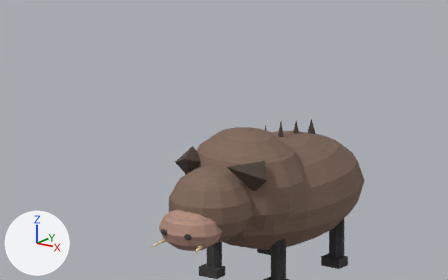
An edit to the Blender file assets/blender/wild-hog.blend, drawn before and after from the same camera.
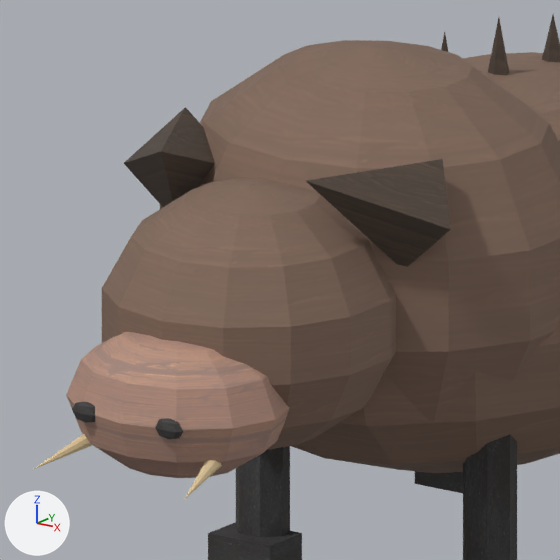
There are two pictures of each version: one from the file's camera 'preview_camera', one close up on the part from 31% to 67% of the width and 41% to 98% of the height. Lighting does not change. The marker at lower left points along +X, +Y and +Z. The older version's two pictures come first.

In view in the first close-up: 'wild-hog_merged_mesh'.
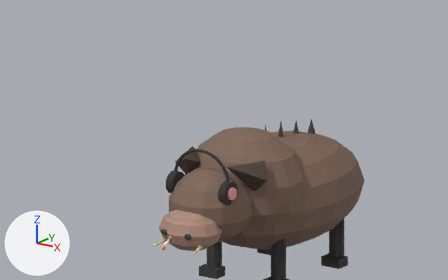
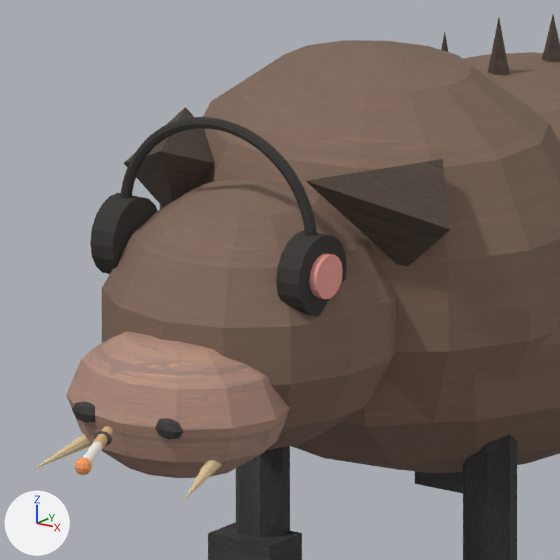
The change, as a list of edits to the scene's bpy script:
```text
Add ob_mferland_accessory_wild_hog_cigarette_ember:
    ob_mferland_accessory_wild_hog_cigarette_ember = bpy.data.objects.new('mferland_accessory_wild-hog_cigarette_ember', me_mferland_accessory_wild_hog_cigarette_ember_mesh)  # a UV sphere (10 segments, 6 rings, poles along z) spanning x -0.02..0.02, y -0.021..0.021, z -0.021..0.021; in mat_mferland_accessory_ember (orange #ffa062)
    ob_mferland_accessory_wild_hog_cigarette_ember.location = (0.097, -1.766, -0.06)
Add ob_mferland_accessory_wild_hog_cigarette_paper:
    ob_mferland_accessory_wild_hog_cigarette_paper = bpy.data.objects.new('mferland_accessory_wild-hog_cigarette_paper', me_mferland_accessory_wild_hog_cigarette_paper_mesh)  # 24 vertices, 14 faces; spans x -0.013..0.013, y -0.013..0.013, z -0.08..0.08; in mat_mferland_accessory_paper (white #fcf8ee)
    ob_mferland_accessory_wild_hog_cigarette_paper.location = (0.062, -1.687, -0.06)
    ob_mferland_accessory_wild_hog_cigarette_paper.rotation_euler = (1.571, 0.0, 0.423)  # degrees (90, 0, 24)
Add ob_mferland_accessory_wild_hog_cigarette_filter:
    ob_mferland_accessory_wild_hog_cigarette_filter = bpy.data.objects.new('mferland_accessory_wild-hog_cigarette_filter', me_mferland_accessory_wild_hog_cigarette_filter_mesh)  # a 12-sided cylinder along z spanning x -0.014..0.014, y -0.014..0.014, z -0.0625..0.0625; in mat_mferland_accessory_filter (beige #dbb781)
    ob_mferland_accessory_wild_hog_cigarette_filter.location = (0.003, -1.557, -0.06)
    ob_mferland_accessory_wild_hog_cigarette_filter.rotation_euler = (1.571, 0.0, 0.423)  # degrees (90, 0, 24)
Add ob_mferland_accessory_wild_hog_cigarette_mouth_plug:
    ob_mferland_accessory_wild_hog_cigarette_mouth_plug = bpy.data.objects.new('mferland_accessory_wild-hog_cigarette_mouth_plug', me_mferland_accessory_wild_hog_cigarette_mouth_plug_mesh)  # a UV sphere (12 segments, 6 rings, poles along z) spanning x -0.0234..0.0234, y -0.0234..0.0234, z -0.0234..0.0234; in mat_mferland_accessory_mouth (brown #514740)
    ob_mferland_accessory_wild_hog_cigarette_mouth_plug.location = (0.0, -1.55, -0.06)
    ob_mferland_accessory_wild_hog_cigarette_mouth_plug.scale = (1.1, 0.55, 0.75)
Add ob_mferland_accessory_wild_hog_headphone_top_band:
    ob_mferland_accessory_wild_hog_headphone_top_band = bpy.data.objects.new('mferland_accessory_wild-hog_headphone_top_band', me_mferland_accessory_wild_hog_headphone_top_band_mesh)  # 296 vertices, 288 faces; spans x -0.284..0.284, y -1.094..-1.066, z 0.351..0.615; in mat_mferland_accessory_black (dark grey #35322e)
    ob_mferland_accessory_wild_hog_headphone_top_band.location = (0.0, 0.0, 0.0)
Add ob_mferland_accessory_wild_hog_headphone_right_accent:
    ob_mferland_accessory_wild_hog_headphone_right_accent = bpy.data.objects.new('mferland_accessory_wild-hog_headphone_right_accent', me_mferland_accessory_wild_hog_headphone_right_accent_mesh)  # a 16-sided cylinder along z spanning x -0.0539..0.0539, y -0.0539..0.0539, z -0.0098..0.0098; in mat_mferland_accessory_red (pink #f2a398)
    ob_mferland_accessory_wild_hog_headphone_right_accent.location = (0.312, -1.08, 0.28)
    ob_mferland_accessory_wild_hog_headphone_right_accent.rotation_euler = (0.0, 1.571, 0.0)  # degrees (0, 90, 0)
Add ob_mferland_accessory_wild_hog_headphone_right_cup:
    ob_mferland_accessory_wild_hog_headphone_right_cup = bpy.data.objects.new('mferland_accessory_wild-hog_headphone_right_cup', me_mferland_accessory_wild_hog_headphone_right_cup_mesh)  # an 18-sided cylinder along z spanning x -0.097..0.097, y -0.098..0.098, z -0.032..0.032; in mat_mferland_accessory_black (dark grey #35322e)
    ob_mferland_accessory_wild_hog_headphone_right_cup.location = (0.27, -1.08, 0.28)
    ob_mferland_accessory_wild_hog_headphone_right_cup.rotation_euler = (0.0, 1.571, 0.0)  # degrees (0, 90, 0)
Add ob_mferland_accessory_wild_hog_headphone_left_cup:
    ob_mferland_accessory_wild_hog_headphone_left_cup = bpy.data.objects.new('mferland_accessory_wild-hog_headphone_left_cup', me_mferland_accessory_wild_hog_headphone_right_cup_mesh.copy())
    ob_mferland_accessory_wild_hog_headphone_left_cup.location = (-0.27, -1.08, 0.28)
    ob_mferland_accessory_wild_hog_headphone_left_cup.rotation_euler = (0.0, 1.571, 0.0)  # degrees (0, 90, 0)
```

Location of each change, (x1, y1, x2, y2) in pixels of the close-ups (560 x 560 px):
'mferland_accessory_wild-hog_headphone_top_band', added: after (120, 117, 317, 236)
'mferland_accessory_wild-hog_headphone_right_cup', added: after (276, 230, 347, 316)
'mferland_accessory_wild-hog_headphone_left_cup', added: after (90, 193, 157, 274)
'mferland_accessory_wild-hog_headphone_right_accent', added: after (309, 253, 343, 299)
'mferland_accessory_wild-hog_cigarette_ember', added: after (75, 458, 92, 475)
'mferland_accessory_wild-hog_cigarette_paper', added: after (83, 441, 102, 464)
'mferland_accessory_wild-hog_cigarette_filter', added: after (92, 426, 113, 449)
'mferland_accessory_wild-hog_cigarette_mouth_plug', added: after (94, 431, 112, 446)
